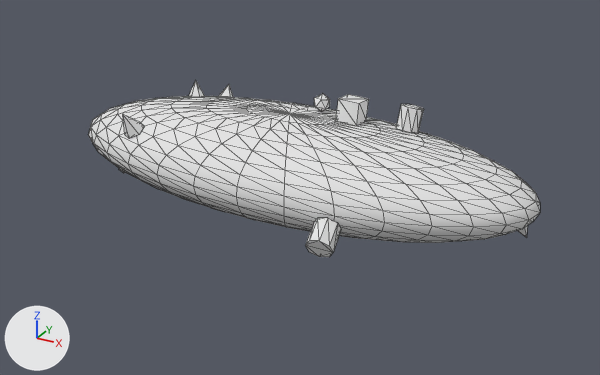
The glTF model public/Objects/object01_high.glb, before and after one commit.
Camera for both pictures: a 50 mm camera at (3.83, -6.76, 3.12) aimed at (0.14, -0.05, -0.24). The axes (+X, +Y, +Z) are drawn at lower left. The lights are the same throughout. The older version comes first. Mesh edges are drawn as thin lines. Vertices at exactly the same position are counted once.

In view in the first picture: 'object01_high'.
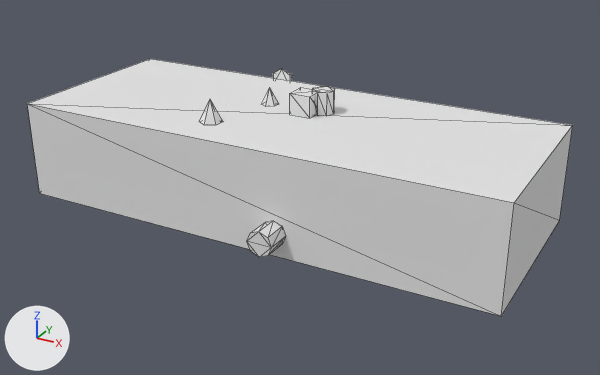
Where the change shows, as pixel boxes (x1, y1, x2, y2) in the pictures (600 x 375 px):
'object01_high', reshaped (21% wider, 45% taller)
    before: (88, 80, 540, 257)
    after: (27, 59, 573, 316)
part 1 of me_sphere_002, added
    after: (27, 59, 573, 316)
part 2 of me_sphere_002, added
    after: (312, 87, 335, 116)
part 3 of me_sphere_002, added
    after: (290, 87, 316, 118)
part 4 of me_sphere_002, added
    after: (247, 221, 286, 257)
part 5 of me_sphere_002, added
    after: (262, 88, 279, 107)
part 6 of me_sphere_002, added
    after: (273, 69, 293, 81)
part 7 of me_sphere_002, added
    after: (199, 99, 223, 125)
part 8 of me_sphere_002, deleted
    before: (88, 96, 540, 243)
part 9 of me_sphere_002, deleted
    before: (396, 104, 424, 133)
part 10 of me_sphere_002, deleted
    before: (305, 218, 341, 257)
part 11 of me_sphere_002, deleted
    before: (314, 94, 330, 112)
part 12 of me_sphere_002, deleted
    before: (336, 94, 369, 126)
part 13 of me_sphere_002, deleted (mostly hidden)
    before: (518, 226, 528, 238)
part 14 of me_sphere_002, deleted
    before: (123, 115, 144, 139)
part 15 of me_sphere_002, deleted (mostly hidden)
    before: (218, 85, 233, 97)
part 16 of me_sphere_002, deleted
    before: (189, 80, 204, 97)

The change in detail:
me_sphere_002 is used by ob_object01_high; location (0.0, 0.0, 0.0).
me_sphere_002 had 590 vertices, 1136 faces and spanned x -2.5..2.5, y -1.18..1.0, z -0.69..0.71.
me_sphere_002 now has 116 vertices, 188 faces and spans x -2.5..2.5, y -1.25..1.26, z -0.71..0.73.
me_sphere_002 part 1: a new loose piece, a box spanning x -2.5..2.5, y -1.0..1.0, z -0.5..0.5, in mat_mat_object01_high (white #e5e5e5).
me_sphere_002 part 2: a new loose piece, an 8-sided cylinder along z spanning x 0.15..0.38, y 0.08..0.31, z 0.5..0.73, in mat_mat_object01_high (white #e5e5e5).
me_sphere_002 part 3: a new loose piece, a box spanning x 0.01..0.23, y -0.03..0.19, z 0.5..0.72, in mat_mat_object01_high (white #e5e5e5).
me_sphere_002 part 4: a new loose piece, an 8-sided cylinder along y spanning x 0.27..0.52, y -1.25..-1.0, z -0.39..-0.14, in mat_mat_object01_high (white #e5e5e5).
me_sphere_002 part 5: a new loose piece, a 6-sided cone pointing to +z spanning x -0.4..-0.25, y 0.08..0.26, z 0.5..0.68, in mat_mat_object01_high (white #e5e5e5).
me_sphere_002 part 6: a new loose piece, a 6-sided cone pointing to +y spanning x -0.78..-0.56, y 1.0..1.26, z 0.36..0.62, in mat_mat_object01_high (white #e5e5e5).
me_sphere_002 part 7: a new loose piece, a 6-sided cone pointing to +z spanning x -0.64..-0.44, y -0.68..-0.45, z 0.5..0.73, in mat_mat_object01_high (white #e5e5e5).
me_sphere_002 part 8: the loose piece of 482 vertices spanning x -2.5..2.5, y -1.0..1.0, z -0.5..0.5 is deleted.
me_sphere_002 part 9: the loose piece of 16 vertices spanning x 0.99..1.24, y 0.22..0.49, z 0.39..0.67 is deleted.
me_sphere_002 part 10: the loose piece of 16 vertices spanning x 0.76..1.04, y -1.18..-0.84, z -0.35..-0.01 is deleted.
me_sphere_002 part 11: the loose piece of 12 vertices spanning x 0.13..0.3, y 0.18..0.35, z 0.48..0.67 is deleted.
me_sphere_002 part 12: the loose piece of 8 vertices spanning x 0.48..0.71, y 0.05..0.29, z 0.47..0.71 is deleted.
me_sphere_002 part 13: the loose piece of 7 vertices spanning x 2.21..2.37, y 0.06..0.23, z -0.35..-0.14 is deleted.
me_sphere_002 part 14: the loose piece of 7 vertices spanning x -1.56..-1.36, y -0.72..-0.51, z 0.21..0.46 is deleted.
me_sphere_002 part 15: the loose piece of 7 vertices spanning x -1.4..-1.17, y 0.68..0.95, z 0.1..0.37 is deleted.
me_sphere_002 part 16: the loose piece of 7 vertices spanning x -1.39..-1.24, y 0.19..0.37, z 0.38..0.58 is deleted.
Other edits to the shape of me_sphere_002 do not show in these pictures.
